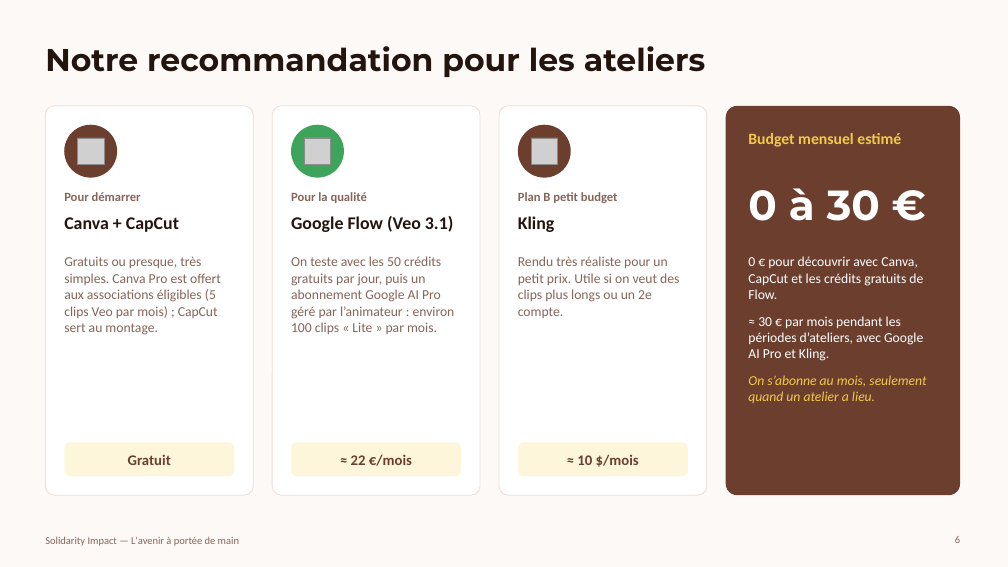
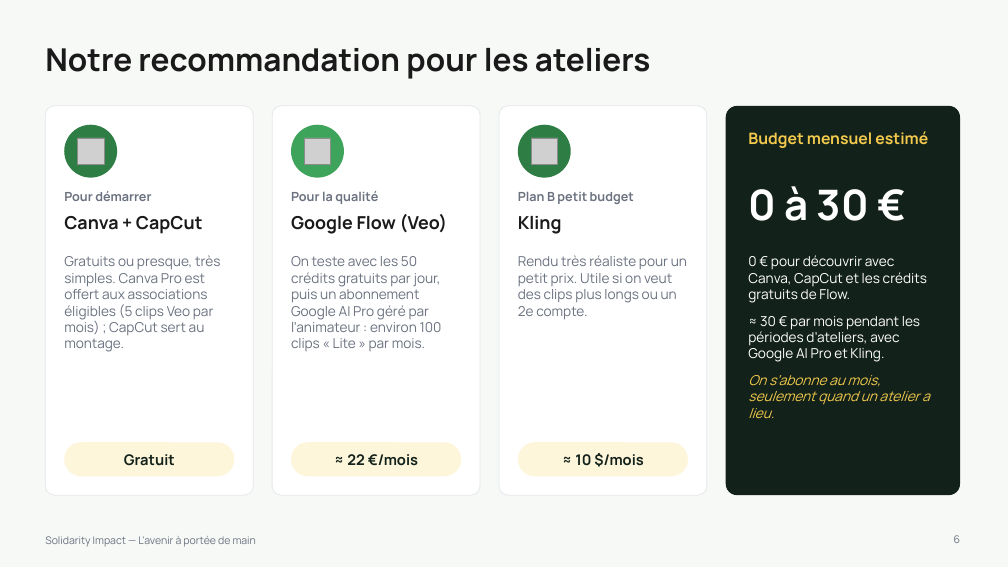
Before and after one commit to Sontsa1998/solidarity-impact, a slide deck: slide 6 of presentations/Benchmark_IA_video.pptx. Drawn at 1008x567 pixels with LibreOffice and Linux fonts; fonts in the diff are those of the drawing; grey boxes stand for pictures; background and template pictures are left out. Boxes give left, top, right and bottom in pixels: in the first picture for what was removed or moved away, otherwise in the second. Text is boxed around its words. In the diff, an @@ line names an element or a change of style, - is before the commit and + after.

```diff
--- a/presentations/Benchmark_IA_video.pptx
+++ b/presentations/Benchmark_IA_video.pptx
@@ background #FDF9F7 to #F7F9F7 @@
@@ title "Notre recommandation pour les ateliers" at (x1=45, y1=48, x2=650, y2=79): font Montserrat to Manrope, text colour #24140E to #1A1A1A @@
@@ outline #EBDDD4 0.75 pt to #E5E7EB 0.75 pt in 3 elements at (x1=45, y1=106, x2=253, y2=495), (x1=272, y1=106, x2=480, y2=495), (x1=499, y1=106, x2=707, y2=495) @@
@@ rounded rectangle at (x1=726, y1=106, x2=960, y2=495): fill #6B3E2E to #12211A @@
@@ ellipse at (x1=64, y1=125, x2=117, y2=178): fill #6B3E2E to #2E7D44 @@
@@ ellipse at (x1=518, y1=125, x2=571, y2=178): fill #6B3E2E to #2E7D44 @@
@@ text "Budget mensuel estimé" at (x1=748, y1=131, x2=928, y2=148): font Calibri to Manrope @@
@@ text "0 à 30 €" at (x1=748, y1=186, x2=869, y2=221): font Montserrat to Manrope @@
@@ text "Canva + CapCut" at (x1=64, y1=216, x2=203, y2=234): font Calibri to Manrope, text colour #24140E to #1A1A1A @@
@@ text at (x1=291, y1=214, x2=448, y2=234): text changed; font Calibri to Manrope; text colour #24140E to #1A1A1A @@
-Google Flow (Veo 3.1)
+Google Flow (Veo)
@@ text "Kling" at (x1=518, y1=216, x2=562, y2=234): font Calibri to Manrope, text colour #24140E to #1A1A1A @@
@@ text "0 € pour découvrir avec ..." at (x1=748, y1=255, x2=930, y2=418): font Calibri to Manrope @@
@@ font Calibri to Manrope, text colour #6B3E2E to #12211A in 3 elements at (x1=124, y1=454, x2=175, y2=466), (x1=347, y1=454, x2=418, y2=466), (x1=575, y1=453, x2=643, y2=467) @@
@@ proportions changed in 3 elements at (x1=64, y1=442, x2=234, y2=476), (x1=291, y1=442, x2=461, y2=476), (x1=518, y1=442, x2=688, y2=476) @@
@@ font Calibri to Manrope, text colour #86655A to #6B7280 in 8 elements at (x1=64, y1=191, x2=151, y2=201), (x1=64, y1=255, x2=220, y2=352), (x1=291, y1=191, x2=378, y2=204), (x1=291, y1=256, x2=442, y2=351), (x1=518, y1=192, x2=634, y2=204), (x1=518, y1=255, x2=687, y2=320), (x1=954, y1=535, x2=961, y2=543), (x1=45, y1=536, x2=256, y2=547) @@
```
Also in this commit, not shown: 6 other slides changed, 1 other file.
